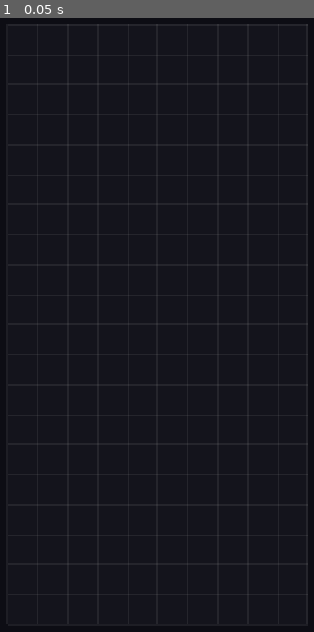
Above: before the commit, frame 1.
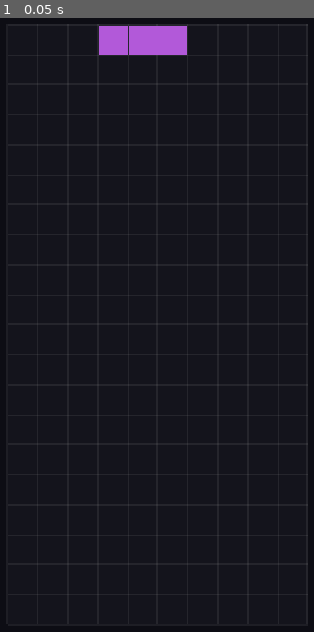
Above: after the commit, the same moment.

Repository: zanhlahtet/tetris
Game: Godot game, scene res://scenes/main.tscn
The game is run twice, just before and just after one commit, with the same random seed, the same clock (stepped at 60 frames per second) and the same inputs.
Inputs:
- Up to frame 1 (0.05 s): no input

The runs differ from the first frame. In frame 1, 1.3% of the frame differs, in the area x 31-60%, y 1-7%.

Commit message:
Add M1 tetrominoes: SRS shapes, 7-bag, spawn, queue, active piece rendering
Co-Authored-By: Claude Sonnet 5.5 <noreply@anthropic.com>

Diff:
--- a/scenes/main.gd
+++ b/scenes/main.gd
@@ -11,4 +11,5 @@
 
 func _ready() -> void:
 	_board_view.position = BOARD_ORIGIN
-	_board_view.bind(_session.board)
+	_session.spawn_next()
+	_board_view.bind(_session)
--- /dev/null
+++ b/src/logic/active_piece.gd
@@ -0,0 +1,21 @@
+class_name ActivePiece
+extends RefCounted
+## The falling piece: a type, rotation state and board position of its
+## bounding box. Kept separate from the Board's locked cells.
+
+var type: int
+var rotation: int = 0
+var origin: Vector2i
+
+
+func _init(piece_type: int) -> void:
+	type = piece_type
+	origin = Tetromino.spawn_origin()
+
+
+## Absolute board coordinates of the four blocks.
+func cells() -> Array[Vector2i]:
+	var out: Array[Vector2i] = []
+	for c in Tetromino.cells(type, rotation):
+		out.append(origin + c)
+	return out
--- /dev/null
+++ b/src/logic/bag_randomizer.gd
@@ -0,0 +1,30 @@
+class_name BagRandomizer
+extends RefCounted
+## 7-bag randomizer: each bag is a shuffled permutation of all seven types.
+## Seedable for reproducible sequences.
+
+var _rng: RandomNumberGenerator = RandomNumberGenerator.new()
+var _bag: Array[int] = []
+
+
+func _init(seed_value: int = 0, randomize_seed: bool = true) -> void:
+	if randomize_seed:
+		_rng.randomize()
+	else:
+		_rng.seed = seed_value
+
+
+func next() -> int:
+	if _bag.is_empty():
+		_refill()
+	return _bag.pop_back()
+
+
+func _refill() -> void:
+	_bag.assign(Tetromino.ALL_TYPES)
+	# Fisher-Yates using our own seeded rng (Array.shuffle uses the global one).
+	for i in range(_bag.size() - 1, 0, -1):
+		var j: int = _rng.randi_range(0, i)
+		var tmp: int = _bag[i]
+		_bag[i] = _bag[j]
+		_bag[j] = tmp
--- a/src/logic/board.gd
+++ b/src/logic/board.gd
@@ -45,3 +45,11 @@
 ## True if the cell is inside the board and unoccupied.
 func is_empty(x: int, y: int) -> bool:
 	return is_inside(x, y) and _cells[y * WIDTH + x] == EMPTY
+
+
+## True if every cell is inside the board and unoccupied.
+func can_place(cells: Array[Vector2i]) -> bool:
+	for c in cells:
+		if not is_empty(c.x, c.y):
+			return false
+	return true
--- /dev/null
+++ b/src/logic/tetromino.gd
@@ -0,0 +1,69 @@
+class_name Tetromino
+extends RefCounted
+## Static tetromino definitions (SRS-compatible). Pure data, no state.
+##
+## Each piece lives in a square bounding box (4x4 for I and O, 3x3 otherwise).
+## Cell offsets are (x, y) inside the box with y growing down. Rotation states
+## are 0 (spawn), 1 (R, clockwise), 2, 3 (L); they are derived from the spawn
+## shape by rotating the box clockwise: (x, y) -> (size - 1 - y, x).
+## Type values double as the non-zero cell ids stored in the Board.
+
+enum Type { I = 1, O, T, S, Z, J, L }
+
+const ALL_TYPES: Array[int] = [Type.I, Type.O, Type.T, Type.S, Type.Z, Type.J, Type.L]
+const ROTATION_COUNT: int = 4
+
+const _SPAWN_CELLS: Dictionary = {
+	Type.I: [Vector2i(0, 1), Vector2i(1, 1), Vector2i(2, 1), Vector2i(3, 1)],
+	Type.O: [Vector2i(1, 0), Vector2i(2, 0), Vector2i(1, 1), Vector2i(2, 1)],
+	Type.T: [Vector2i(1, 0), Vector2i(0, 1), Vector2i(1, 1), Vector2i(2, 1)],
+	Type.S: [Vector2i(1, 0), Vector2i(2, 0), Vector2i(0, 1), Vector2i(1, 1)],
+	Type.Z: [Vector2i(0, 0), Vector2i(1, 0), Vector2i(1, 1), Vector2i(2, 1)],
+	Type.J: [Vector2i(0, 0), Vector2i(0, 1), Vector2i(1, 1), Vector2i(2, 1)],
+	Type.L: [Vector2i(2, 0), Vector2i(0, 1), Vector2i(1, 1), Vector2i(2, 1)],
+}
+
+## Board column of the bounding box's left edge at spawn (centres the piece).
+const SPAWN_BOX_X: int = 3
+## Board row of the bounding box's top edge at spawn. The piece's lower row
+## lands on the first visible row (Board.HIDDEN_ROWS), its upper row above it.
+const SPAWN_BOX_Y: int = Board.HIDDEN_ROWS - 1
+
+static var _states: Dictionary = _build_states()
+
+
+## Side length of the type's square bounding box.
+static func box_size(type: int) -> int:
+	return 4 if type == Type.I or type == Type.O else 3
+
+
+## Cell offsets within the bounding box for a type and rotation state (0-3).
+static func cells(type: int, rotation: int) -> Array[Vector2i]:
+	return _states[type][posmod(rotation, ROTATION_COUNT)]
+
+
+static func spawn_origin() -> Vector2i:
+	return Vector2i(SPAWN_BOX_X, SPAWN_BOX_Y)
+
+
+static func type_name(type: int) -> String:
+	return Type.keys()[type - 1]
+
+
+static func _build_states() -> Dictionary:
+	var states: Dictionary = {}
+	for type: int in ALL_TYPES:
+		var size: int = box_size(type)
+		var per_rotation: Array = []
+		var current: Array[Vector2i] = []
+		current.assign(_SPAWN_CELLS[type])
+		for r in range(ROTATION_COUNT):
+			per_rotation.append(current)
+			if type == Type.O:
+				continue  # O looks identical in every state
+			var next: Array[Vector2i] = []
+			for c in current:
+				next.append(Vector2i(size - 1 - c.y, c.x))
+			current = next
+		states[type] = per_rotation
+	return states
--- a/src/render/board_view.gd
+++ b/src/render/board_view.gd
@@ -1,16 +1,28 @@
 class_name BoardView
 extends Node2D
-## Draws a Board with procedural rectangles. Read-only view of game state.
+## Draws a GameSession's board and active piece with procedural rectangles.
+## Read-only view of game state; hidden rows are not drawn.
 
 const CELL_SIZE: int = 48
 const BACKGROUND_COLOR := Color(0.08, 0.08, 0.11)
 const GRID_COLOR := Color(1, 1, 1, 0.07)
+const BLOCK_INSET: float = 1.0
 
-var _board: Board
+const PIECE_COLORS: Dictionary = {
+	Tetromino.Type.I: Color(0.2, 0.85, 0.95),
+	Tetromino.Type.O: Color(0.95, 0.85, 0.2),
+	Tetromino.Type.T: Color(0.7, 0.35, 0.85),
+	Tetromino.Type.S: Color(0.3, 0.8, 0.35),
+	Tetromino.Type.Z: Color(0.9, 0.3, 0.3),
+	Tetromino.Type.J: Color(0.3, 0.4, 0.9),
+	Tetromino.Type.L: Color(0.95, 0.6, 0.2),
+}
+
+var _session: GameSession
 
 
-func bind(board: Board) -> void:
-	_board = board
+func bind(session: GameSession) -> void:
+	_session = session
 	queue_redraw()
 
 
@@ -25,3 +37,21 @@
 		draw_line(Vector2(x * CELL_SIZE, 0), Vector2(x * CELL_SIZE, size.y), GRID_COLOR)
 	for y in range(Board.VISIBLE_ROWS + 1):
 		draw_line(Vector2(0, y * CELL_SIZE), Vector2(size.x, y * CELL_SIZE), GRID_COLOR)
+	if _session == null:
+		return
+	for y in range(Board.HIDDEN_ROWS, Board.TOTAL_ROWS):
+		for x in range(Board.WIDTH):
+			var id: int = _session.board.get_cell(x, y)
+			if id != Board.EMPTY:
+				_draw_block(x, y, id)
+	if _session.active != null:
+		for c in _session.active.cells():
+			_draw_block(c.x, c.y, _session.active.type)
+
+
+func _draw_block(x: int, y: int, type: int) -> void:
+	if not _session.board.is_visible_row(y):
+		return
+	var pos := Vector2(x, y - Board.HIDDEN_ROWS) * CELL_SIZE
+	var rect := Rect2(pos, Vector2(CELL_SIZE, CELL_SIZE)).grow(-BLOCK_INSET)
+	draw_rect(rect, PIECE_COLORS[type])
--- a/src/session/game_session.gd
+++ b/src/session/game_session.gd
@@ -1,7 +1,37 @@
 class_name GameSession
 extends RefCounted
-## Game session/controller. Owns the Board and (from later milestones) the
-## active piece, bag, gravity timing, scoring and level. Consumes abstract
-## input commands; never touches rendering or input devices.
+## Game session/controller. Owns the Board, bag, upcoming queue and active
+## piece; (from later milestones) gravity timing, scoring and level. Consumes
+## abstract input commands; never touches rendering or input devices.
+
+const PREVIEW_COUNT: int = 3
 
 var board: Board = Board.new()
+var active: ActivePiece = null
+## Upcoming piece types, next piece first. Always holds PREVIEW_COUNT entries.
+var queue: Array[int] = []
+
+var _bag: BagRandomizer
+
+
+## With no arguments the sequence is random; pass a seed for determinism.
+func _init(seed_value: int = 0, use_seed: bool = false) -> void:
+	_bag = BagRandomizer.new(seed_value, not use_seed)
+	_fill_queue()
+
+
+## Takes the next piece from the queue and spawns it. Returns false (and leaves
+## no active piece) if the spawn position is blocked.
+func spawn_next() -> bool:
+	var piece := ActivePiece.new(queue.pop_front())
+	_fill_queue()
+	if not board.can_place(piece.cells()):
+		active = null
+		return false
+	active = piece
+	return true
+
+
+func _fill_queue() -> void:
+	while queue.size() < PREVIEW_COUNT:
+		queue.append(_bag.next())
--- /dev/null
+++ b/tests/test_bag_randomizer.gd
@@ -0,0 +1,35 @@
+extends RefCounted
+
+var t: Object
+
+
+func _draw(bag: BagRandomizer, n: int) -> Array[int]:
+	var out: Array[int] = []
+	for i in range(n):
+		out.append(bag.next())
+	return out
+
+
+func test_each_bag_is_a_permutation() -> void:
+	var bag := BagRandomizer.new(123, false)
+	for b in range(50):
+		var drawn := _draw(bag, 7)
+		drawn.sort()
+		t.check_eq(drawn, Tetromino.ALL_TYPES, "bag %d has each type once" % b)
+
+
+func test_distribution_over_many_pieces() -> void:
+	var bag := BagRandomizer.new(7, false)
+	var counts: Dictionary = {}
+	for p in _draw(bag, 700):
+		counts[p] = counts.get(p, 0) + 1
+	for type in Tetromino.ALL_TYPES:
+		t.check_eq(counts[type], 100, "%s count" % Tetromino.type_name(type))
+
+
+func test_same_seed_same_sequence() -> void:
+	t.check_eq(_draw(BagRandomizer.new(42, false), 100), _draw(BagRandomizer.new(42, false), 100), "seed 42 repeats")
+
+
+func test_different_seeds_differ() -> void:
+	t.check(_draw(BagRandomizer.new(1, false), 70) != _draw(BagRandomizer.new(2, false), 70), "seeds 1 and 2 differ")
--- a/tests/test_board.gd
+++ b/tests/test_board.gd
@@ -46,3 +46,15 @@
 	t.check(not b.is_empty(3, 25), "occupied")
 	b.clear()
 	t.check(b.is_empty(3, 25), "cleared")
+
+
+func test_can_place_collisions() -> void:
+	var b := Board.new()
+	t.check(b.can_place([Vector2i(0, 39), Vector2i(9, 39)] as Array[Vector2i]), "corners free")
+	t.check(not b.can_place([Vector2i(-1, 30)] as Array[Vector2i]), "left wall")
+	t.check(not b.can_place([Vector2i(10, 30)] as Array[Vector2i]), "right wall")
+	t.check(not b.can_place([Vector2i(5, 40)] as Array[Vector2i]), "floor")
+	t.check(not b.can_place([Vector2i(5, -1)] as Array[Vector2i]), "ceiling")
+	b.set_cell(4, 30, 3)
+	t.check(not b.can_place([Vector2i(3, 30), Vector2i(4, 30)] as Array[Vector2i]), "locked cell")
+	t.check(b.can_place([Vector2i(3, 30), Vector2i(5, 30)] as Array[Vector2i]), "neighbours free")
--- /dev/null
+++ b/tests/test_game_session.gd
@@ -0,0 +1,48 @@
+extends RefCounted
+
+var t: Object
+
+
+func test_queue_is_filled() -> void:
+	var s := GameSession.new(5, true)
+	t.check_eq(s.queue.size(), GameSession.PREVIEW_COUNT, "initial queue")
+	t.check(s.active == null, "no active piece before spawn")
+
+
+func test_spawn_consumes_queue_in_order() -> void:
+	var s := GameSession.new(5, true)
+	var expected_first: int = s.queue[0]
+	var expected_second: int = s.queue[1]
+	t.check(s.spawn_next(), "spawn succeeds")
+	t.check_eq(s.active.type, expected_first, "active is old queue head")
+	t.check_eq(s.queue[0], expected_second, "queue advanced")
+	t.check_eq(s.queue.size(), GameSession.PREVIEW_COUNT, "queue refilled")
+
+
+func test_seeded_sessions_match() -> void:
+	var a := GameSession.new(99, true)
+	var b := GameSession.new(99, true)
+	for i in range(30):
+		a.spawn_next()
+		b.spawn_next()
+		t.check_eq(a.active.type, b.active.type, "piece %d" % i)
+		t.check_eq(a.queue, b.queue, "queue %d" % i)
+
+
+func test_active_piece_is_separate_from_locked_cells() -> void:
+	var s := GameSession.new(5, true)
+	s.spawn_next()
+	for y in range(Board.TOTAL_ROWS):
+		for x in range(Board.WIDTH):
+			if s.board.get_cell(x, y) != Board.EMPTY:
+				t.check(false, "board modified by spawn")
+				return
+	t.check(true)
+
+
+func test_blocked_spawn_fails() -> void:
+	var s := GameSession.new(5, true)
+	for x in range(Board.WIDTH):
+		s.board.set_cell(x, Board.HIDDEN_ROWS, 1)
+	t.check(not s.spawn_next(), "spawn blocked")
+	t.check(s.active == null, "no active piece")
--- /dev/null
+++ b/tests/test_tetromino.gd
@@ -0,0 +1,75 @@
+extends RefCounted
+
+var t: Object
+
+
+func _sorted(cells: Array[Vector2i]) -> Array[Vector2i]:
+	var out := cells.duplicate()
+	out.sort_custom(func(a: Vector2i, b: Vector2i) -> bool: return a.y < b.y or (a.y == b.y and a.x < b.x))
+	return out
+
+
+func test_seven_types_four_cells_each() -> void:
+	t.check_eq(Tetromino.ALL_TYPES.size(), 7, "seven types")
+	for type in Tetromino.ALL_TYPES:
+		for r in range(4):
+			var cells := Tetromino.cells(type, r)
+			t.check_eq(cells.size(), 4, "%s r%d has 4 cells" % [Tetromino.type_name(type), r])
+			var size := Tetromino.box_size(type)
+			for c in cells:
+				t.check(c.x >= 0 and c.x < size and c.y >= 0 and c.y < size,
+						"%s r%d cell in box" % [Tetromino.type_name(type), r])
+
+
+func test_spawn_shapes() -> void:
+	t.check_eq(_sorted(Tetromino.cells(Tetromino.Type.T, 0)),
+			[Vector2i(1, 0), Vector2i(0, 1), Vector2i(1, 1), Vector2i(2, 1)] as Array[Vector2i], "T spawn")
+	t.check_eq(_sorted(Tetromino.cells(Tetromino.Type.I, 0)),
+			[Vector2i(0, 1), Vector2i(1, 1), Vector2i(2, 1), Vector2i(3, 1)] as Array[Vector2i], "I spawn")
+	t.check_eq(_sorted(Tetromino.cells(Tetromino.Type.S, 0)),
+			[Vector2i(1, 0), Vector2i(2, 0), Vector2i(0, 1), Vector2i(1, 1)] as Array[Vector2i], "S spawn")
+
+
+func test_srs_rotation_states() -> void:
+	# T pointing right (R state)
+	t.check_eq(_sorted(Tetromino.cells(Tetromino.Type.T, 1)),
+			[Vector2i(1, 0), Vector2i(1, 1), Vector2i(2, 1), Vector2i(1, 2)] as Array[Vector2i], "T R")
+	# I vertical in column 2 (R) and column 1 (L), per SRS
+	t.check_eq(_sorted(Tetromino.cells(Tetromino.Type.I, 1)),
+			[Vector2i(2, 0), Vector2i(2, 1), Vector2i(2, 2), Vector2i(2, 3)] as Array[Vector2i], "I R")
+	t.check_eq(_sorted(Tetromino.cells(Tetromino.Type.I, 3)),
+			[Vector2i(1, 0), Vector2i(1, 1), Vector2i(1, 2), Vector2i(1, 3)] as Array[Vector2i], "I L")
+	# J state 2 is spawn rotated 180: flat side up
+	t.check_eq(_sorted(Tetromino.cells(Tetromino.Type.J, 2)),
+			[Vector2i(0, 1), Vector2i(1, 1), Vector2i(2, 1), Vector2i(2, 2)] as Array[Vector2i], "J 2")
+
+
+func test_o_never_changes() -> void:
+	for r in range(1, 4):
+		t.check_eq(_sorted(Tetromino.cells(Tetromino.Type.O, r)), _sorted(Tetromino.cells(Tetromino.Type.O, 0)), "O r%d" % r)
+
+
+func test_four_rotations_return_to_spawn() -> void:
+	for type in Tetromino.ALL_TYPES:
+		t.check_eq(_sorted(Tetromino.cells(type, 4)), _sorted(Tetromino.cells(type, 0)), "%s wraps" % Tetromino.type_name(type))
+
+
+func test_spawn_positions_centred_and_in_buffer() -> void:
+	for type in Tetromino.ALL_TYPES:
+		var cells := ActivePiece.new(type).cells()
+		var min_x := 99
+		var max_x := -1
+		var max_y := -1
+		for c in cells:
+			min_x = mini(min_x, c.x)
+			max_x = maxi(max_x, c.x)
+			max_y = maxi(max_y, c.y)
+		var name := Tetromino.type_name(type)
+		# Piece width is 2 (O), 4 (I) or 3: centred means equal margin either side
+		# for even widths, and left margin == right margin - 1 for 3-wide pieces.
+		match type:
+			Tetromino.Type.O: t.check_eq([min_x, max_x], [4, 5], "O columns")
+			Tetromino.Type.I: t.check_eq([min_x, max_x], [3, 6], "I columns")
+			_: t.check_eq([min_x, max_x], [3, 5], "%s columns" % name)
+		t.check_eq(max_y, Board.HIDDEN_ROWS, "%s lower row is first visible row" % name)
+		t.check(Board.new().can_place(cells), "%s spawns on empty board" % name)
Not shown, added: src/logic/active_piece.gd.uid
Not shown, added: src/logic/bag_randomizer.gd.uid
Not shown, added: src/logic/tetromino.gd.uid
Not shown, added: tests/test_bag_randomizer.gd.uid
Not shown, added: tests/test_game_session.gd.uid
Not shown, added: tests/test_tetromino.gd.uid
Not shown, changed: CLAUDE.md
Not shown, changed: docs/GAME_RULES.md
